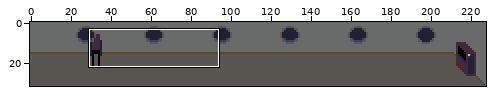
Two states of a pixel-art file, imgs/aseprite/subway.ase. Above, an overview of the earlier version with the close-up marked.
Close-up. Before the commit:
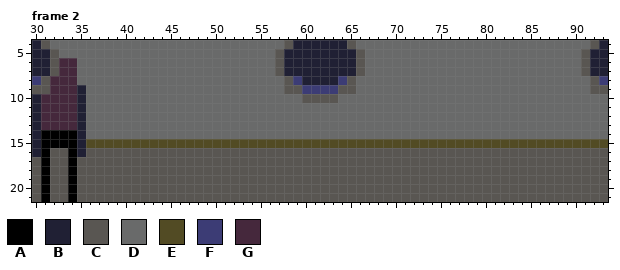
228x32 pixels, 2 frames. Colours within 5 levels of each other are drawn and written as one. Shown: frame 2: x 30..93, y 4..21.
Visible layers, top first: "windows", "computer", "player", "background".
Palette (. is transparent): A #000000  B #202034  C #595652  D #696a6a  E #524b24  F #3c3c75  G #45283c
Pixels before, frame 2, first column x 30:
 4 BCDDDDDDDDDDDDDDDDDDDDDDDDDDCBBBBBBCDDDDDDDDDDDDDDDDDDDDDDDDDDCB
 5 BBCDDDDDDDDDDDDDDDDDDDDDDDDCBBBBBBBBCDDDDDDDDDDDDDDDDDDDDDDDDCBB
 6 BBCGGDDDDDDDDDDDDDDDDDDDDDDCBBBBBBBBCDDDDDDDDDDDDDDDDDDDDDDDDCBB
 7 BBCGGDDDDDDDDDDDDDDDDDDDDDDCBBBBBBBBCDDDDDDDDDDDDDDDDDDDDDDDDCBB
 8 FCGGGDDDDDDDDDDDDDDDDDDDDDDDCFBBBBFCDDDDDDDDDDDDDDDDDDDDDDDDDDCF
 9 CCGGGBDDDDDDDDDDDDDDDDDDDDDDCCFFFFCCDDDDDDDDDDDDDDDDDDDDDDDDDDCC
10 BGGGGBDDDDDDDDDDDDDDDDDDDDDDDDCCCCDDDDDDDDDDDDDDDDDDDDDDDDDDDDDD
11 BGGGGBDDDDDDDDDDDDDDDDDDDDDDDDDDDDDDDDDDDDDDDDDDDDDDDDDDDDDDDDDD
12 BGGGGBDDDDDDDDDDDDDDDDDDDDDDDDDDDDDDDDDDDDDDDDDDDDDDDDDDDDDDDDDD
13 BGGGGBDDDDDDDDDDDDDDDDDDDDDDDDDDDDDDDDDDDDDDDDDDDDDDDDDDDDDDDDDD
14 BAAAABDDDDDDDDDDDDDDDDDDDDDDDDDDDDDDDDDDDDDDDDDDDDDDDDDDDDDDDDDD
15 BAAAABEEEEEEEEEEEEEEEEEEEEEEEEEEEEEEEEEEEEEEEEEEEEEEEEEEEEEEEEEE
16 BACCABCCCCCCCCCCCCCCCCCCCCCCCCCCCCCCCCCCCCCCCCCCCCCCCCCCCCCCCCCC
17 CACCACCCCCCCCCCCCCCCCCCCCCCCCCCCCCCCCCCCCCCCCCCCCCCCCCCCCCCCCCCC
18 CACCACCCCCCCCCCCCCCCCCCCCCCCCCCCCCCCCCCCCCCCCCCCCCCCCCCCCCCCCCCC
19 CACCACCCCCCCCCCCCCCCCCCCCCCCCCCCCCCCCCCCCCCCCCCCCCCCCCCCCCCCCCCC
20 CACCACCCCCCCCCCCCCCCCCCCCCCCCCCCCCCCCCCCCCCCCCCCCCCCCCCCCCCCCCCC
21 CACCACCCCCCCCCCCCCCCCCCCCCCCCCCCCCCCCCCCCCCCCCCCCCCCCCCCCCCCCCCC
Now the later version:
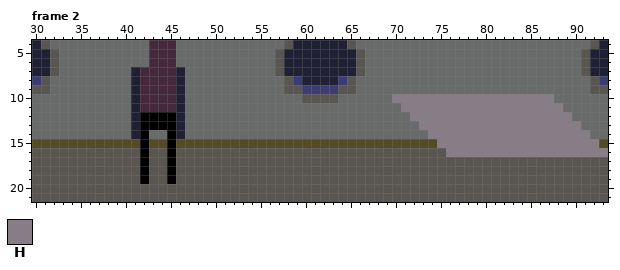
Colours new in this view: H #867d86
Changes in this commit:
layer "Layer 1" added
Changed rows in their new state; - is an unchanged pixel.
Frame 2, layers "Layer 1", "player":
first column x 30:
 4 -------------GGG------------------------------------------------
 5 -------------GGG------------------------------------------------
 6 ---DD--------GGG------------------------------------------------
 7 ---DD------BGGGGB-----------------------------------------------
 8 --DDD------BGGGGB-----------------------------------------------
 9 --DDDD-----BGGGGB-----------------------------------------------
10 DDDDDD-----BGGGGB-----------------------HHHHHHHHHHHHHHHHHH------
11 DDDDDD-----BGGGGB------------------------HHHHHHHHHHHHHHHHHH-----
12 DDDDDD-----BAAAAB-------------------------HHHHHHHHHHHHHHHHHH----
13 DDDDDD-----BAAAAB--------------------------HHHHHHHHHHHHHHHHHH---
14 DDDDDD-----BA--AB---------------------------HHHHHHHHHHHHHHHHHH--
15 EEEEEE------A--A-----------------------------HHHHHHHHHHHHHHHHHH-
16 CC--CC------A--A------------------------------HHHHHHHHHHHHHHHHHH
17 -C--C-------A--A------------------------------------------------
18 -C--C-------A--A------------------------------------------------
19 -C--C-------A--A------------------------------------------------
20 -C--C-----------------------------------------------------------
21 -C--C-----------------------------------------------------------
Where, in picture pixels (left, top, right, bottom), the same in both close-ups:
changed: (131, 40, 185, 184)
changed: (32, 58, 86, 202)
changed: (392, 94, 608, 157)
